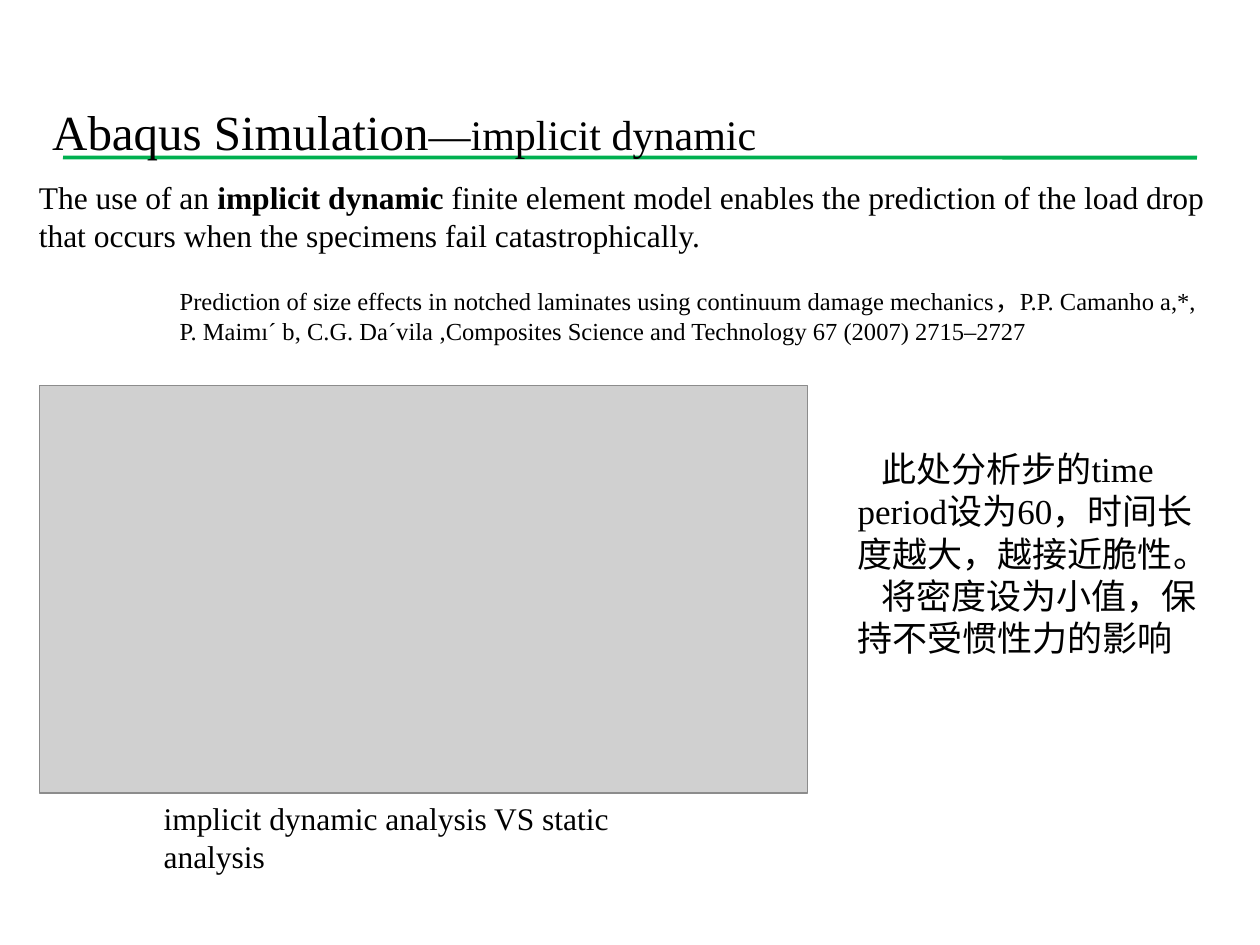
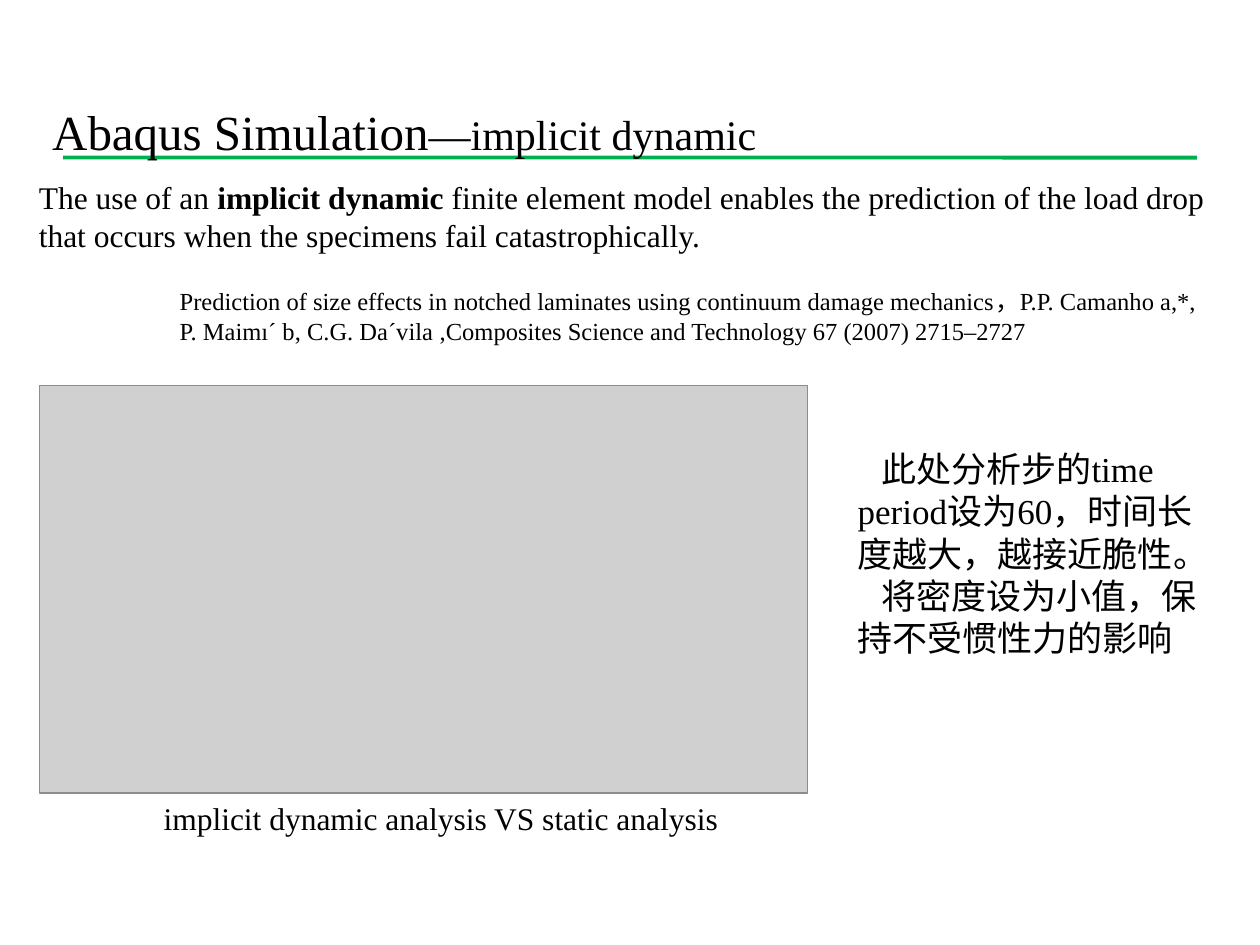
Before and after one commit to Chu2015/UMAThashinlinear4, a slide deck: slide 11 of 组会报告/组会20180110.pptx. Drawn at 1260x945 pixels with LibreOffice and Linux fonts; fonts in the diff are those of the drawing; grey boxes stand for pictures; background and template pictures are left out. Boxes give left, top, right and bottom in pixels: in the first picture for what was removed or moved away, otherwise in the second. Text is boxed around its words. In the diff, an @@ line names an element or a change of style, - is before the commit and + after.

```diff
--- a/组会报告/组会20180110.pptx
+++ b/组会报告/组会20180110.pptx
@@ text "implicit dynamic analysis VS static ..." rewrapped from <box>164,808,608,874</box> to <box>164,808,717,837</box> @@
```
Also in this commit, not shown: 3 other slides changed, 1 slide added, 1 slide removed, 1 other file.
